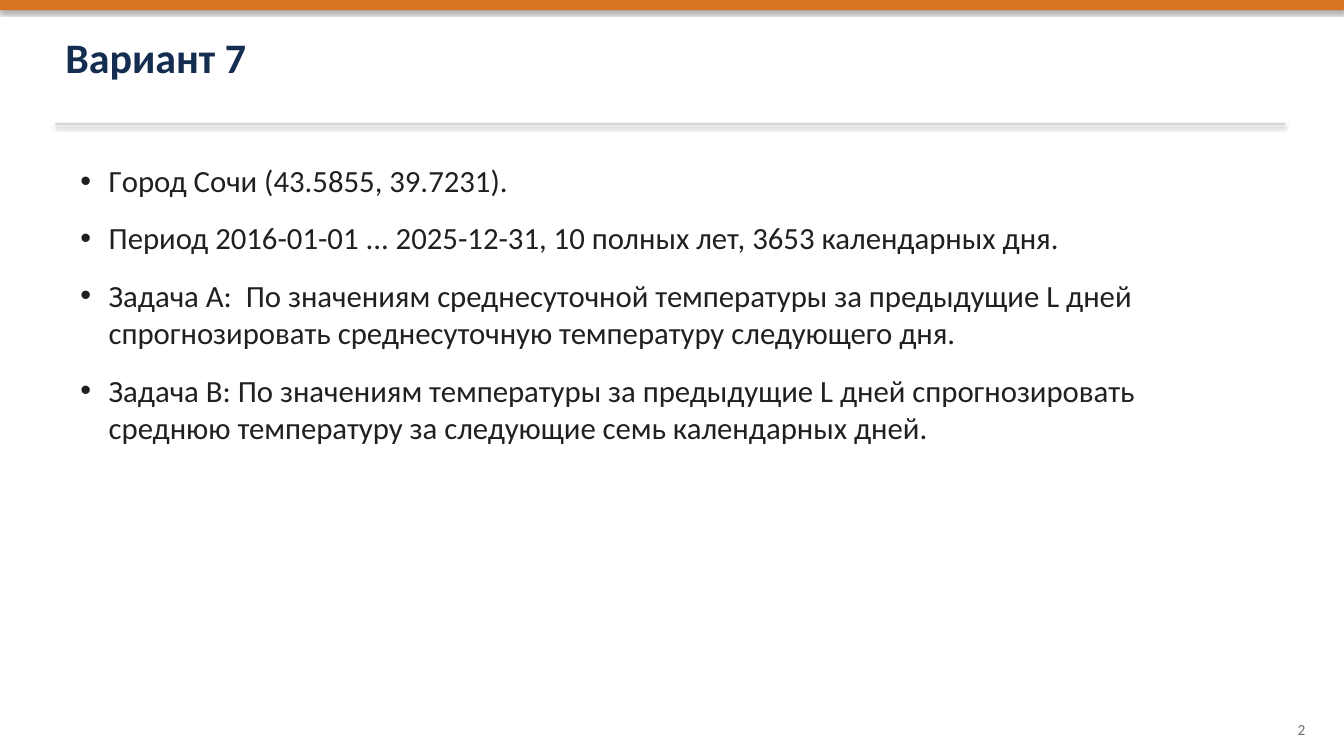
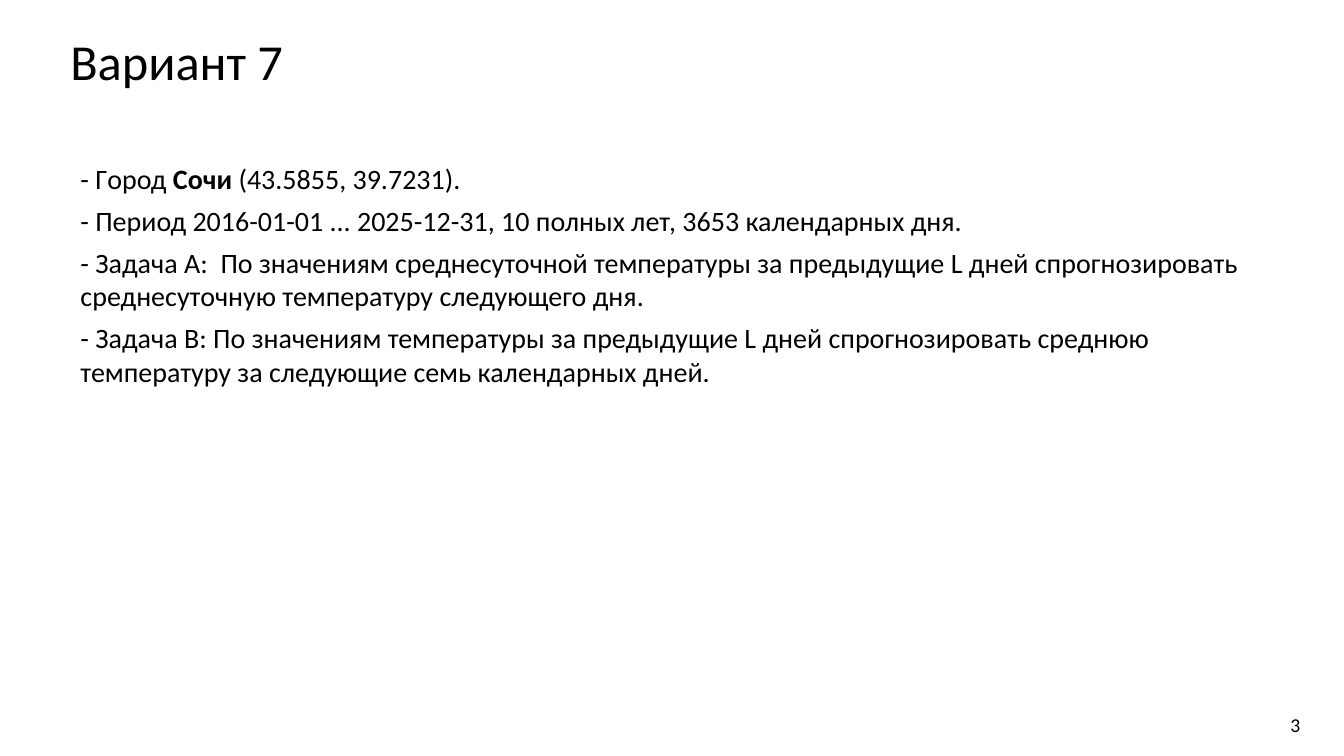
Before and after one commit to bigflyy/nn-uni, a slide deck: slide 3 of labs/lab2/nn-lab-2.pptx. Drawn at 1344x756 pixels with LibreOffice and Linux fonts; fonts in the diff are those of the drawing. Boxes give left, top, right and bottom in pixels: in the first picture for what was removed or moved away, otherwise in the second. Text is boxed around its words. In the diff, an @@ line names an element or a change of style, - is before the commit and + after.

```diff
--- a/labs/lab2/nn-lab-2.pptx
+++ b/labs/lab2/nn-lab-2.pptx
@@ rectangle removed at [0,0,1344,10] @@
@@ text "Вариант 7" at [70,47,283,88]: size 30 to 36 pt, text colour #142D50 to #000000, bold off @@
@@ rectangle removed at [55,123,1286,125] @@
@@ text at [80,168,1238,387]: text changed; size 22 to 20 pt; text colour #202020 to #000000 @@
-• Город Сочи (43.5855, 39.7231).
-• Период 2016-01-01 ... 2025-12-31, 10 полных лет, 3653 календарных дня.
-• Задача A: По значениям среднесуточной температуры за предыдущие L дней спрогнозировать среднесуточную температуру следующего дня.
-• Задача B: По значениям температуры за предыдущие L дней спрогнозировать среднюю температуру за следующие семь календарных дней.
+- Город Сочи (43.5855, 39.7231).
+- Период 2016-01-01 ... 2025-12-31, 10 полных лет, 3653 календарных дня.
+- Задача A: По значениям среднесуточной температуры за предыдущие L дней спрогнозировать среднесуточную температуру следующего дня.
+- Задача B: По значениям температуры за предыдущие L дней спрогнозировать среднюю температуру за следующие семь календарных дней.
@@ text at [1290,719,1300,732]: text changed; size 11 to 14 pt; text colour #6E6E6E to #000000 @@
-2
+3
```
Also in this commit, not shown: 20 other slides changed, 1 other file.
